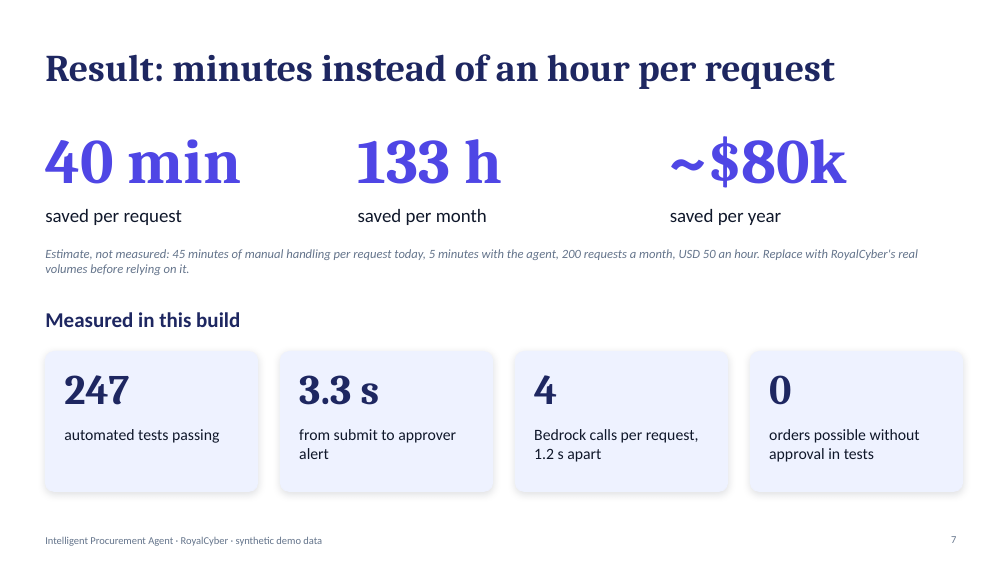
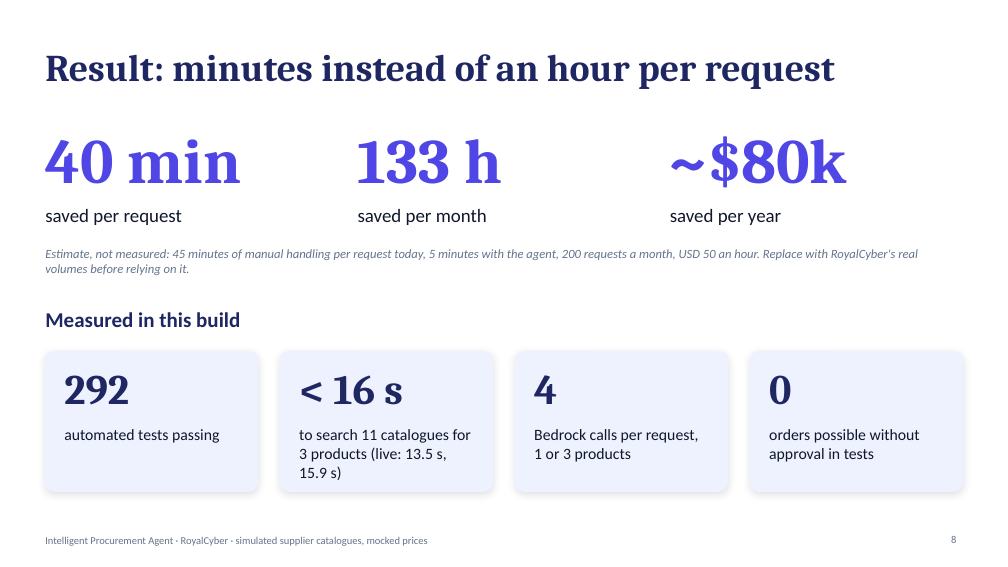
Before and after one commit to Madhukar07565/intelligent-procurement-agent, a slide deck: slide 8 of docs/presentation/Intelligent-Procurement-Agent.pptx (slide 7 before the commit). Drawn at 1008x567 pixels with LibreOffice and Linux fonts; fonts in the diff are those of the drawing. Boxes give left, top, right and bottom in pixels: in the first picture for what was removed or moved away, otherwise in the second. Text is boxed around its words. In the diff, an @@ line names an element or a change of style, - is before the commit and + after.

Commit message:
Update architecture diagrams, docs and deck for one approval request and PO per supplier

```diff
--- a/docs/presentation/Intelligent-Procurement-Agent.pptx
+++ b/docs/presentation/Intelligent-Procurement-Agent.pptx
@@ text at bbox=[64, 375, 129, 405]: text changed @@
-247
+292
@@ text at bbox=[333, 375, 403, 405]: text changed @@
-3.3 s
+< 16 s
@@ text at bbox=[299, 429, 471, 480]: text changed @@
-from submit to approver alert
+to search 11 catalogues for 3 products (live: 13.5 s, 15.9 s)
@@ text at bbox=[534, 429, 699, 462]: text changed @@
-Bedrock calls per request, 1.2 s apart
+Bedrock calls per request, 1 or 3 products
@@ text at bbox=[45, 536, 427, 546]: text changed @@
-Intelligent Procurement Agent · RoyalCyber · synthetic demo data
+Intelligent Procurement Agent · RoyalCyber · simulated supplier catalogues, mocked prices
@@ page number at bbox=[951, 536, 956, 543]: text changed @@
-7
+8
```
Also in this commit, not shown: 9 other slides changed, 3 slides added, 2 slides removed, 20 other files.
